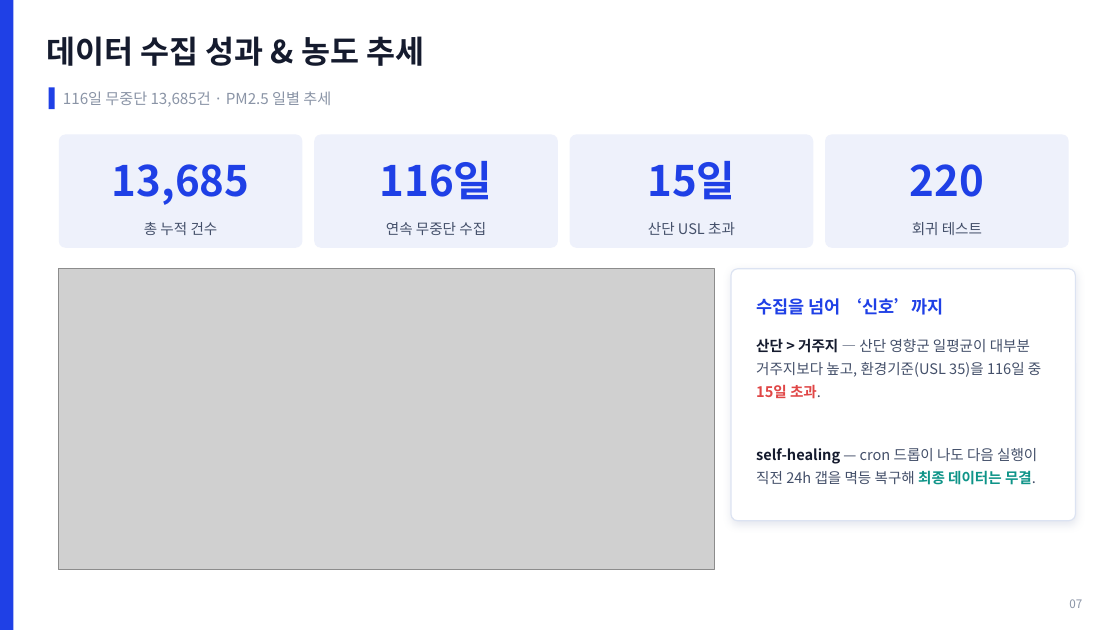
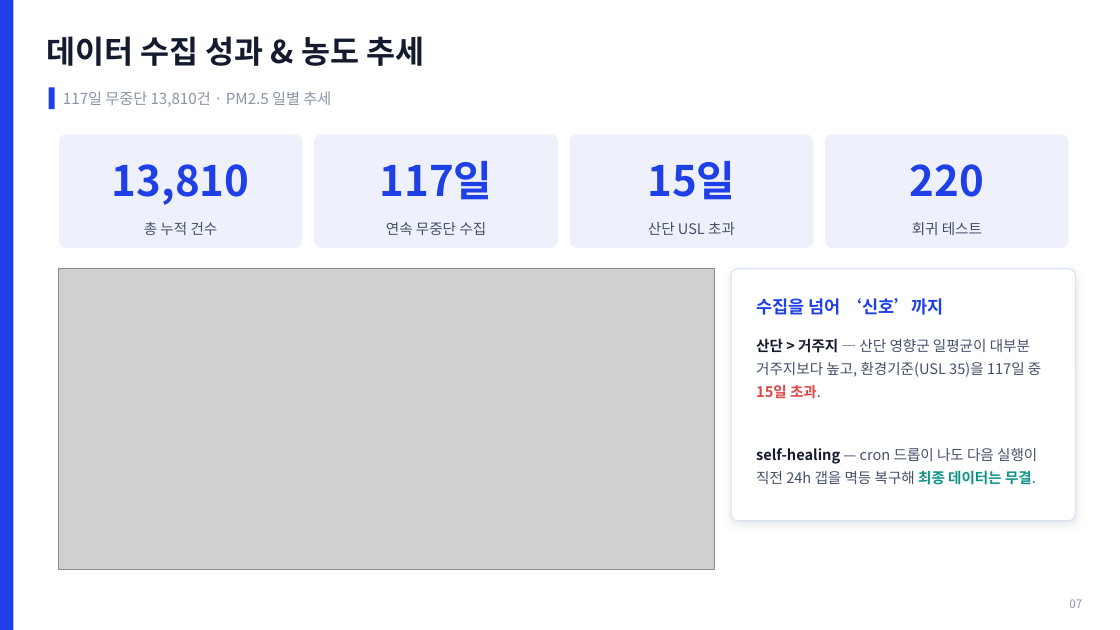
Before and after one commit to robinho0329/chungbuk-air-quality-monitor, a slide deck: slide 8 of reports/portfolio/포트폴리오_충북대기질_SPC.pptx. Drawn at 1120x630 pixels with LibreOffice and Linux fonts; fonts in the diff are those of the drawing; grey boxes stand for pictures. Boxes give left, top, right and bottom in pixels: in the first picture for what was removed or moved away, otherwise in the second. Text is boxed around its words. In the diff, an @@ line names an element or a change of style, - is before the commit and + after.

```diff
--- a/reports/portfolio/포트폴리오_충북대기질_SPC.pptx
+++ b/reports/portfolio/포트폴리오_충북대기질_SPC.pptx
@@ text at <box>63,91,331,107</box>: text changed @@
-116일 무중단 13,685건 · PM2.5 일별 추세
+117일 무중단 13,810건 · PM2.5 일별 추세
@@ text at <box>112,164,250,205</box>: text changed @@
-13,685
+13,810
@@ text at <box>380,161,493,200</box>: text changed @@
-116일
+117일
@@ text at <box>756,338,1041,399</box>: text changed @@
-산단 > 거주지 — 산단 영향군 일평균이 대부분 거주지보다 높고, 환경기준(USL 35)을 116일 중 15일 초과.
+산단 > 거주지 — 산단 영향군 일평균이 대부분 거주지보다 높고, 환경기준(USL 35)을 117일 중 15일 초과.
```
Also in this commit, not shown: 10 other slides changed, 2 other files.
